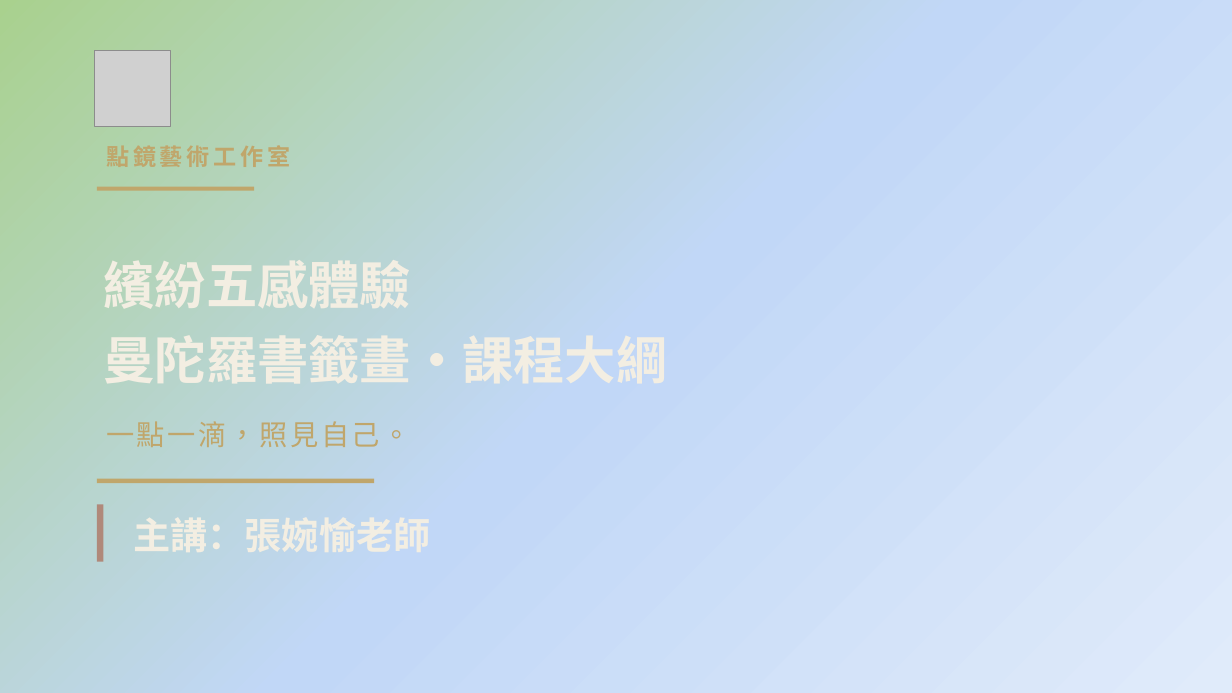
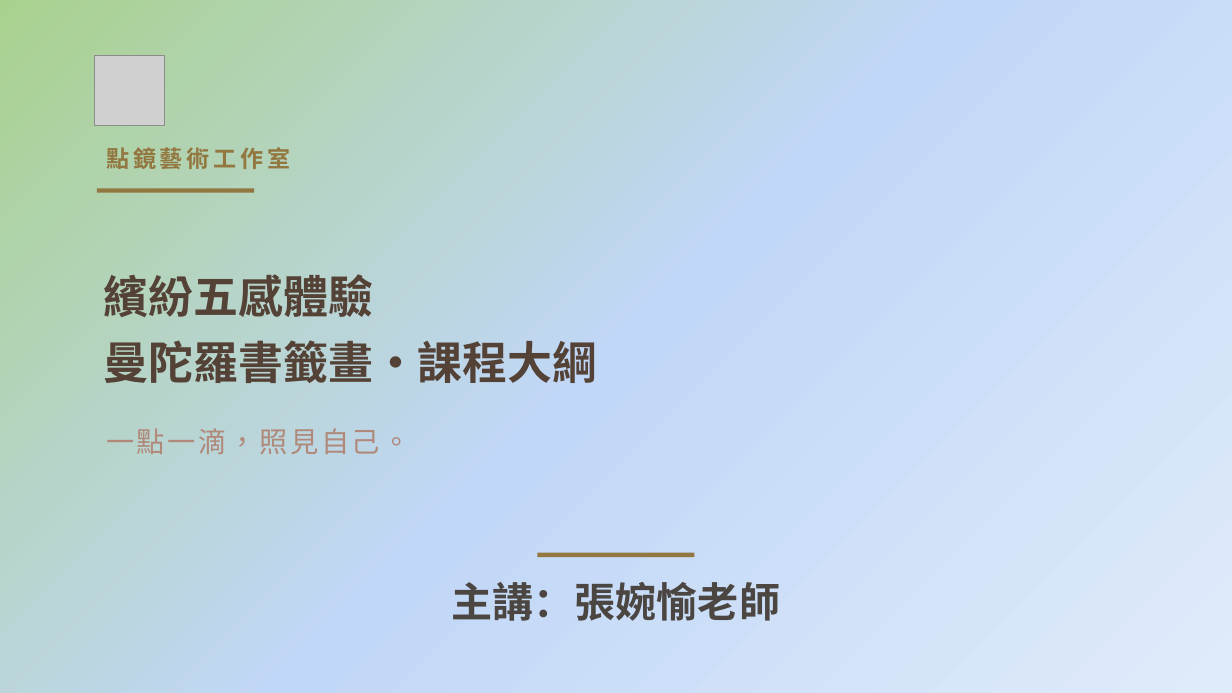
Before and after one commit to serina168/mandala-beginner, a slide deck: slide 1 of 繽紛五感體驗曼陀羅書籤畫_課程大綱.pptx. Drawn at 1232x693 pixels with LibreOffice and Linux fonts; fonts in the diff are those of the drawing; grey boxes stand for pictures; background and template pictures are left out. Boxes give left, top, right and bottom in pixels: in the first picture for what was removed or moved away, otherwise in the second. Text is boxed around its words. In the diff, an @@ line names an element or a change of style, - is before the commit and + after.

```diff
--- a/繽紛五感體驗曼陀羅書籤畫_課程大綱.pptx
+++ b/繽紛五感體驗曼陀羅書籤畫_課程大綱.pptx
@@ picture: place and size @@
-picture at (94,51,170,127)
+picture at (94,55,165,126)
@@ text "點鏡藝術工作室" at (106,147,291,169): text colour #C0A66B to #937740 @@
@@ title "繽紛五感體驗" at (103,274,597,391): size 40 to 35 pt, text colour #F3EEE2 to #554236 @@
@@ rectangle at (97,189,254,192): fill #C0A66B to #937740 @@
@@ text "一點一滴，照見自己。": place and size @@
-text "一點一滴，照見自己。" at (106,421,411,447)
+text "一點一滴，照見自己。" at (106,428,411,454)
@@ text "一點一滴，照見自己。" at (106,428,411,454): text colour #C0A66B to #B0897A @@
@@ rectangle removed at (97,505,104,562) @@
@@ subtitle "主講：張婉愉老師": place and size @@
-subtitle "主講：張婉愉老師" at (124,504,771,587)
+subtitle "主講：張婉愉老師" at (452,582,781,621)
@@ subtitle "主講：張婉愉老師" at (452,582,781,621): size 29 to 32 pt, text colour #F3EEE2 to #4B4641; alignment left to centre; line spacing 1.1 to 1.05 @@
@@ rectangle at (538,553,695,557): fill #C0A66B to #937740 @@
@@ rectangle: place and size @@
-rectangle at (97,479,374,483)
+rectangle at (538,553,695,557)
```
Also in this commit, not shown: 17 other slides changed, 2 other files.
